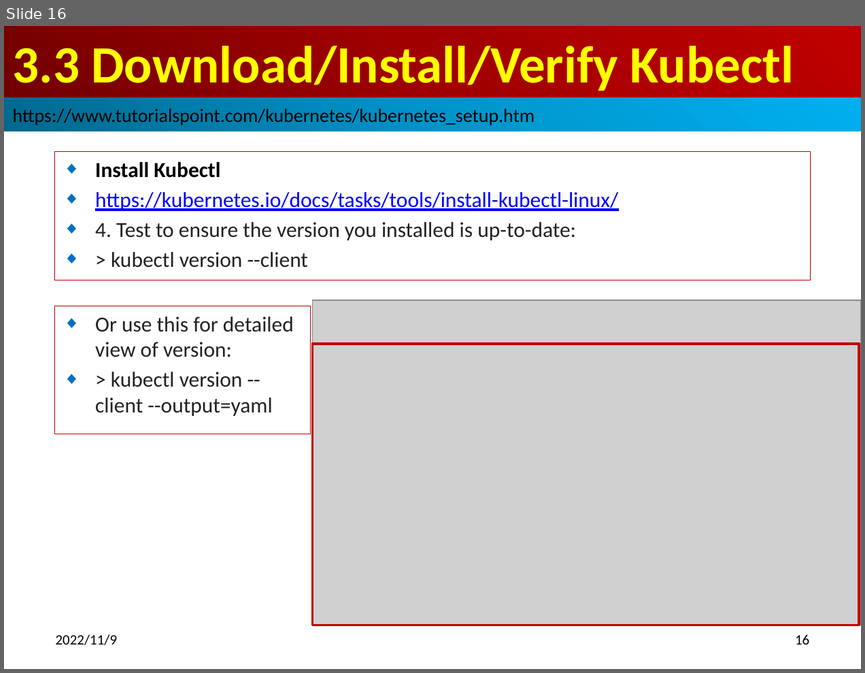
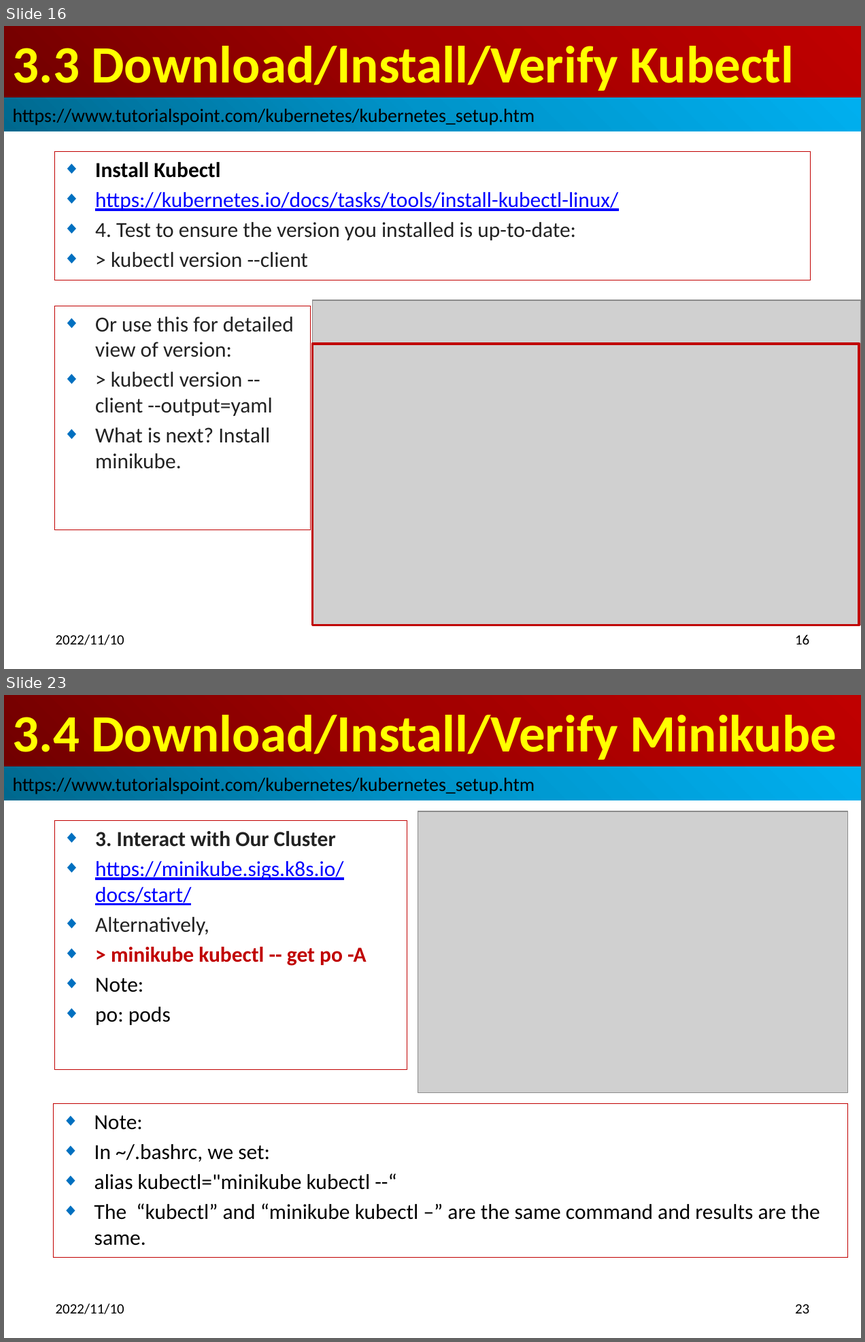
Before and after one commit to peterhchen/910_Kubernetes_TP_IO, a slide deck: 004_KubernetesSetup.pptx. Shown one above the other, each under a label of ours: slide 16 before the commit, slides 16 and 23 after it; the slides between them are not shown. The pictures are 865x673 and 865x1342 pixels, drawn with LibreOffice and Linux fonts; fonts in the diff are those of the drawing; grey boxes stand for pictures. Boxes give left, top, right and bottom in pixels: in the first picture for what was removed or moved away, otherwise in the second. Text is boxed around its words. In the diff, an @@ line names an element or a change of style, - is before the commit and + after.

```diff
--- a/004_KubernetesSetup.pptx
+++ b/004_KubernetesSetup.pptx
@@ slide 23 added at <box>4,695,861,1338</box>, background #FFFFFF @@
@@ title added at <box>4,695,861,767</box>, fill gradient #720000 to #A20000 to #C00000, 44 pt, text #FFFF00, bold @@
+3.4 Download/Install/Verify Minikube
@@ rectangle added at <box>4,767,861,800</box>, fill gradient #00688E to #0094CA to #00B0F0, 16 pt, text #000000 @@
+https://www.tutorialspoint.com/kubernetes/kubernetes_setup.htm
@@ picture added at <box>418,811,847,1093</box> @@
@@ subtitle added at <box>54,821,407,1070</box>, outline #C00000 0.75 pt, 18 pt, text #0000FF @@
+◆ 3. Interact with Our Cluster
+◆ https://minikube.sigs.k8s.io/docs/start/
+◆ Alternatively,
+◆ > minikube kubectl -- get po -A
+◆ Note:
+◆ po: pods
@@ rectangle added at <box>54,1104,848,1257</box>, outline #C00000 0.75 pt, 18 pt, text #000000 @@
+◆ Note:
+◆ In ~/.bashrc, we set:
+◆ alias kubectl="minikube kubectl --“
+◆ The “kubectl” and “minikube kubectl –” are the same command and results are the same.
@@ text added at <box>56,1303,124,1314</box>, 12 pt, text #000000 @@
+2022/11/10
@@ page number added at <box>795,1304,809,1313</box>, 12 pt, text #000000 @@
+23
@@ slide 16 changed as well @@
@@ rectangle "Or use this for detailed ...": place and size @@
-rectangle "Or use this for detailed ..." at <box>54,305,311,434</box>
+rectangle "Or use this for detailed ..." at <box>54,305,311,529</box>
@@ text in rectangle at <box>95,427,270,469</box>: paragraph added @@
+◆ What is next? Install minikube.
@@ text at <box>56,634,124,645</box>: text changed @@
-2022/11/9
+2022/11/10
```
Also in this commit, not shown: 16 other slides changed, 23 other slides added.
